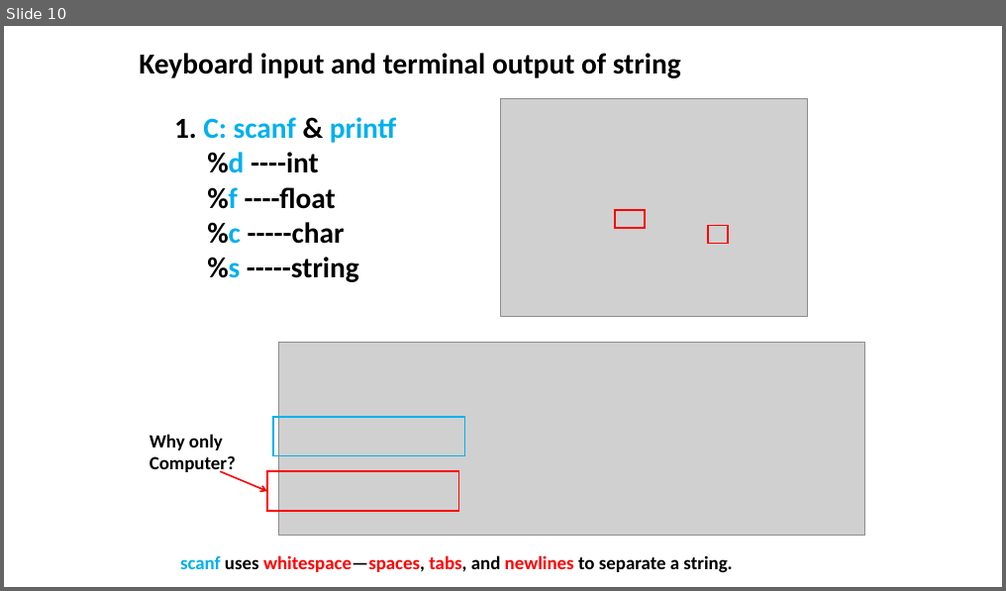
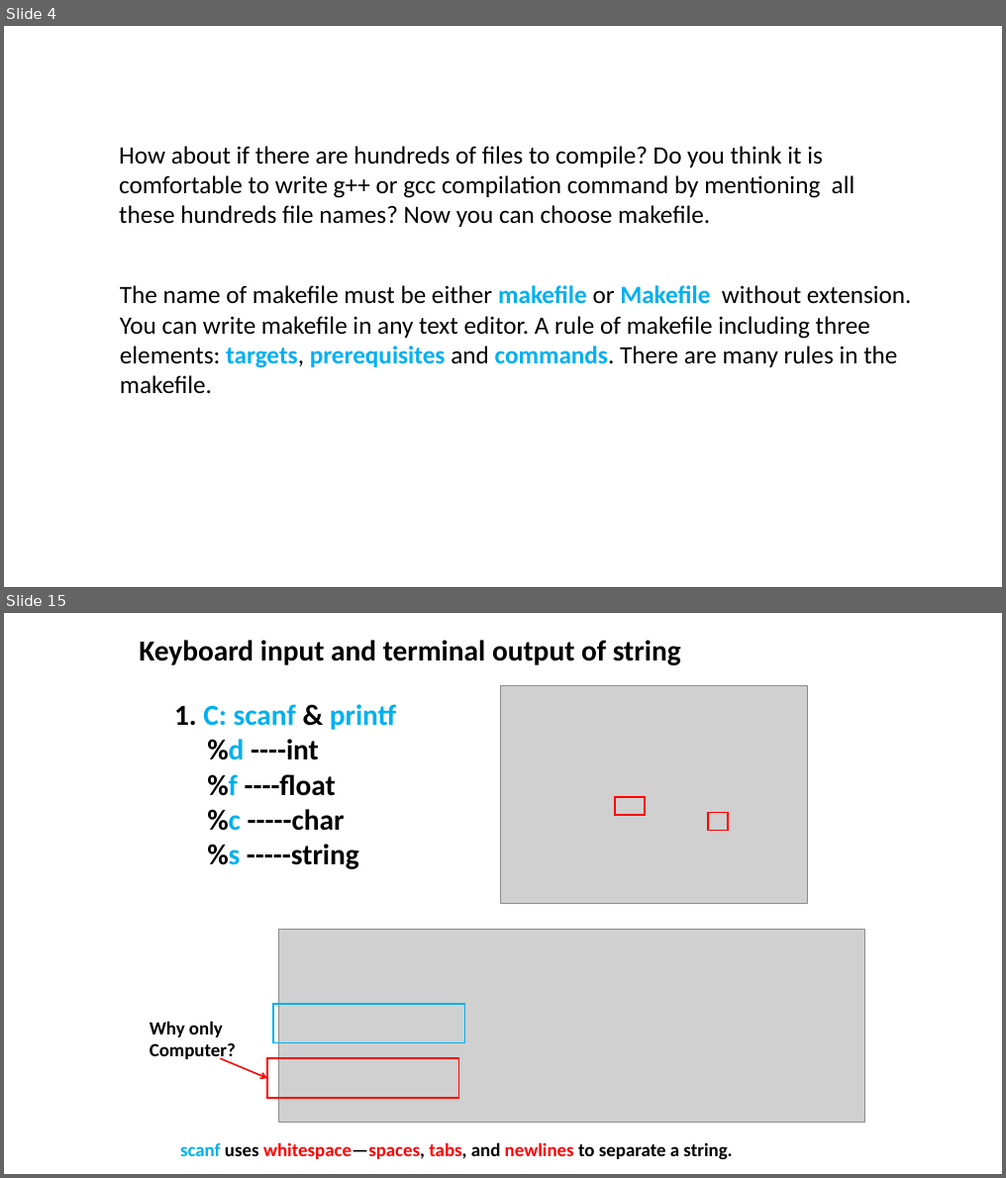
Before and after one commit to ShiqiYu/CPP, a slide deck: week04/Lab04.pptx. Shown one above the other, each under a label of ours: slide 10 before the commit, slides 4 and 15 after it; the slides between them are not shown. The pictures are 1006x591 and 1006x1178 pixels, drawn with LibreOffice and Linux fonts; fonts in the diff are those of the drawing; grey boxes stand for pictures; background and template pictures are left out. Boxes give left, top, right and bottom in pixels: in the first picture for what was removed or moved away, otherwise in the second. Text is boxed around its words. In the diff, an @@ line names an element or a change of style, - is before the commit and + after.

```diff
--- a/week04/Lab04.pptx
+++ b/week04/Lab04.pptx
@@ slide 4 added at <box>4,26,1002,587</box>, background #FFFFFF @@
@@ text added at <box>119,146,855,227</box>, 24 pt, text #000000 @@
+How about if there are hundreds of files to compile? Do you think it is
+comfortable to write g++ or gcc compilation command by mentioning all
+these hundreds file names? Now you can choose makefile.
@@ text added at <box>120,285,912,394</box>, 24 pt, text #000000 @@
+The name of makefile must be either makefile or Makefile without extension.
+You can write makefile in any text editor. A rule of makefile including three
+elements: targets, prerequisites and commands. There are many rules in the
+makefile.
@@ what was slide 10 is now slide 15 @@
```
Also in this commit, not shown: 3 slides changed, 15 other slides added, 22 slides removed.
